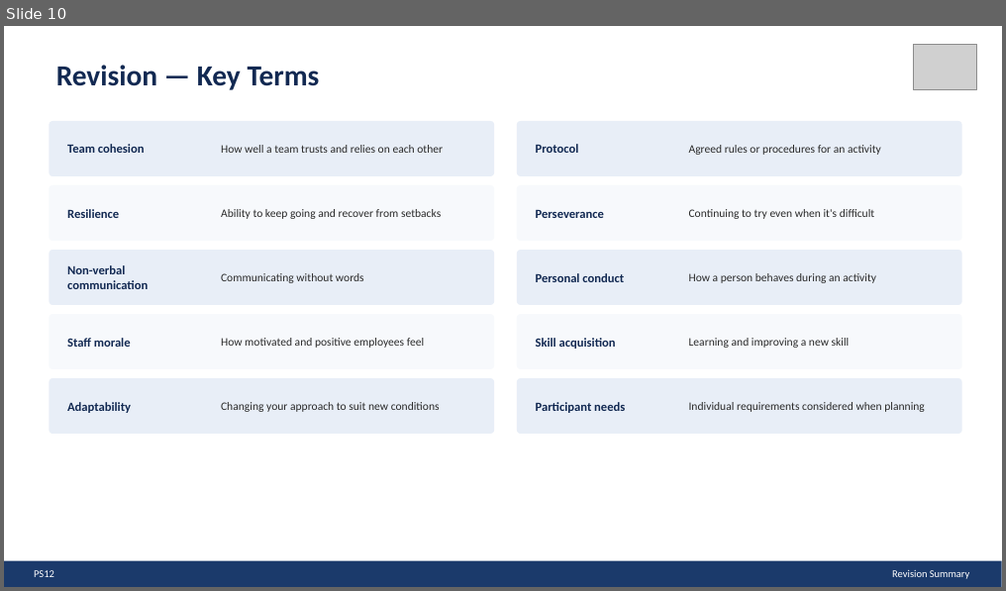
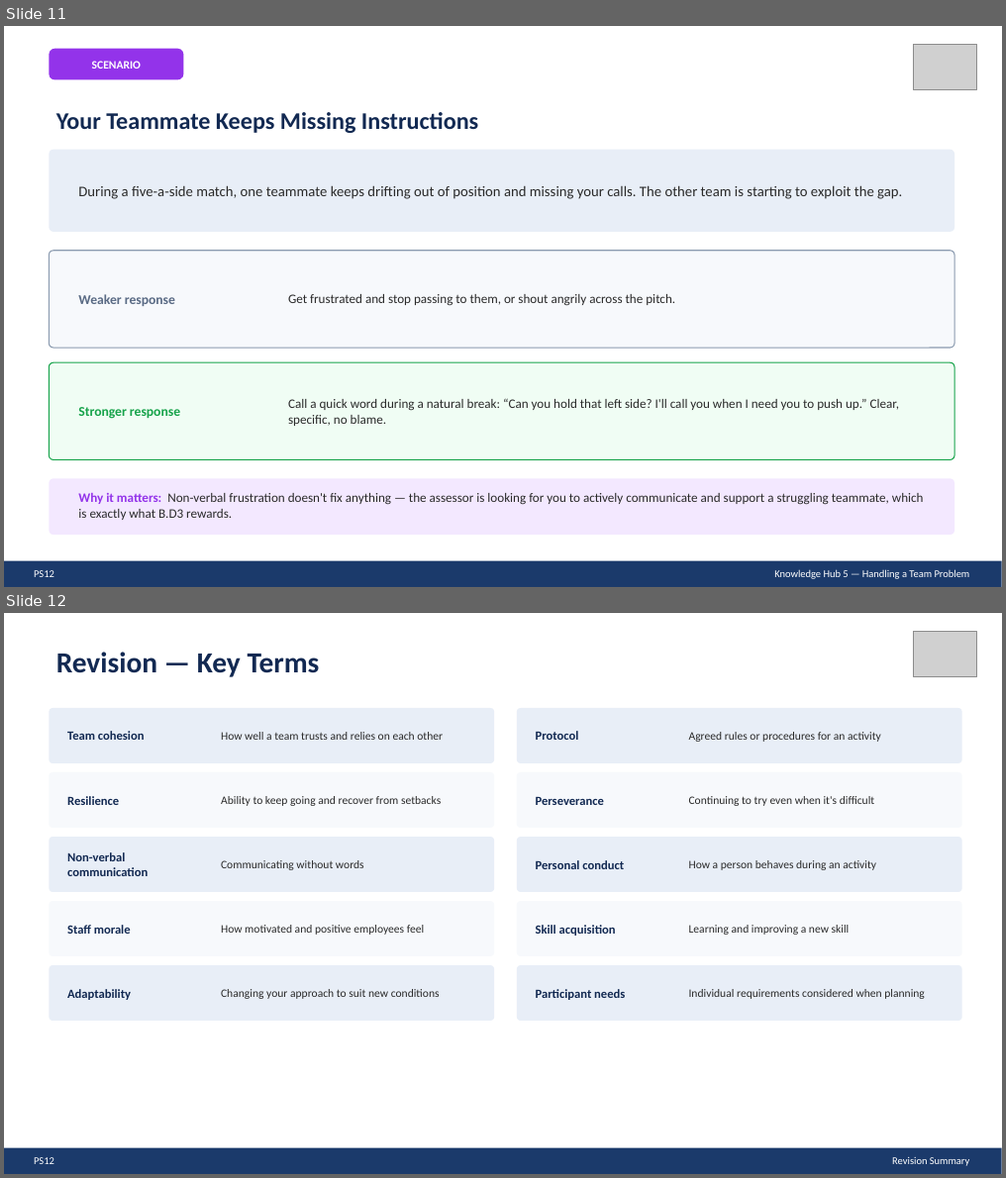
Before and after one commit to JJ2026Outdoor/ACOutdoorEd, a slide deck: PS12SportAdventurousSlides.pptx. Shown one above the other, each under a label of ours: slide 10 before the commit, slides 11 and 12 after it. The pictures are 1006x591 and 1006x1178 pixels, drawn with LibreOffice and Linux fonts; fonts in the diff are those of the drawing; grey boxes stand for pictures. Boxes give left, top, right and bottom in pixels: in the first picture for what was removed or moved away, otherwise in the second. Text is boxed around its words. In the diff, an @@ line names an element or a change of style, - is before the commit and + after.

```diff
--- a/PS12SportAdventurousSlides.pptx
+++ b/PS12SportAdventurousSlides.pptx
@@ slide 11 added at <box>4,26,1002,587</box>, background #FFFFFF @@
@@ rounded rectangle added at <box>49,49,183,79</box>, fill #9333EA @@
@@ picture added at <box>914,45,977,89</box> @@
@@ text added at <box>92,61,141,69</box>, 11 pt, text #FFFFFF, bold @@
+SCENARIO
@@ text added at <box>56,112,478,133</box>, 23 pt, text #122952, bold @@
+Your Teammate Keeps Missing Instructions
@@ rounded rectangle added at <box>49,150,954,232</box>, fill #E8EEF7 @@
@@ text added at <box>78,185,902,199</box>, 14 pt, text #2A2A2A @@
+During a five-a-side match, one teammate keeps drifting out of position and missing your calls. The other team is starting to exploit the gap.
@@ rounded rectangle added at <box>49,251,954,348</box>, fill #F7F9FC, outline #8A9AAF 1 pt @@
@@ text added at <box>78,294,175,306</box>, 13 pt, text #5A6B85, bold @@
+Weaker response
@@ text added at <box>288,294,675,306</box>, 12.5 pt, text #2A2A2A @@
+Get frustrated and stop passing to them, or shout angrily across the pitch.
@@ rounded rectangle added at <box>49,363,954,461</box>, fill #F0FDF4, outline #16A34A 1 pt @@
@@ text added at <box>78,407,180,419</box>, 13 pt, text #16A34A, bold @@
+Stronger response
@@ text added at <box>288,398,899,426</box>, 12.5 pt, text #2A2A2A @@
+Call a quick word during a natural break: “Can you hold that left side? I'll call you when I need you to push up.” Clear, specific, no blame.
@@ rounded rectangle added at <box>49,478,954,535</box>, fill #F3E8FF @@
@@ text added at <box>78,493,924,520</box>, 12.5 pt, text #2A2A2A @@
+Why it matters: Non-verbal frustration doesn't fix anything — the assessor is looking for you to actively communicate and support a struggling teammate, which is exactly what B.D3 rewards.
@@ rectangle added at <box>4,562,1002,587</box>, fill #1B3A6B @@
@@ text added at <box>34,570,54,577</box>, 10 pt, text #FFFFFF @@
+PS12
@@ text added at <box>774,570,970,579</box>, 10 pt, text #FFFFFF @@
+Knowledge Hub 5 — Handling a Team Problem
@@ what was slide 10 is now slide 12 @@
```
Also in this commit, not shown: 5 slides changed, 1 other slide added, 2 other files.
